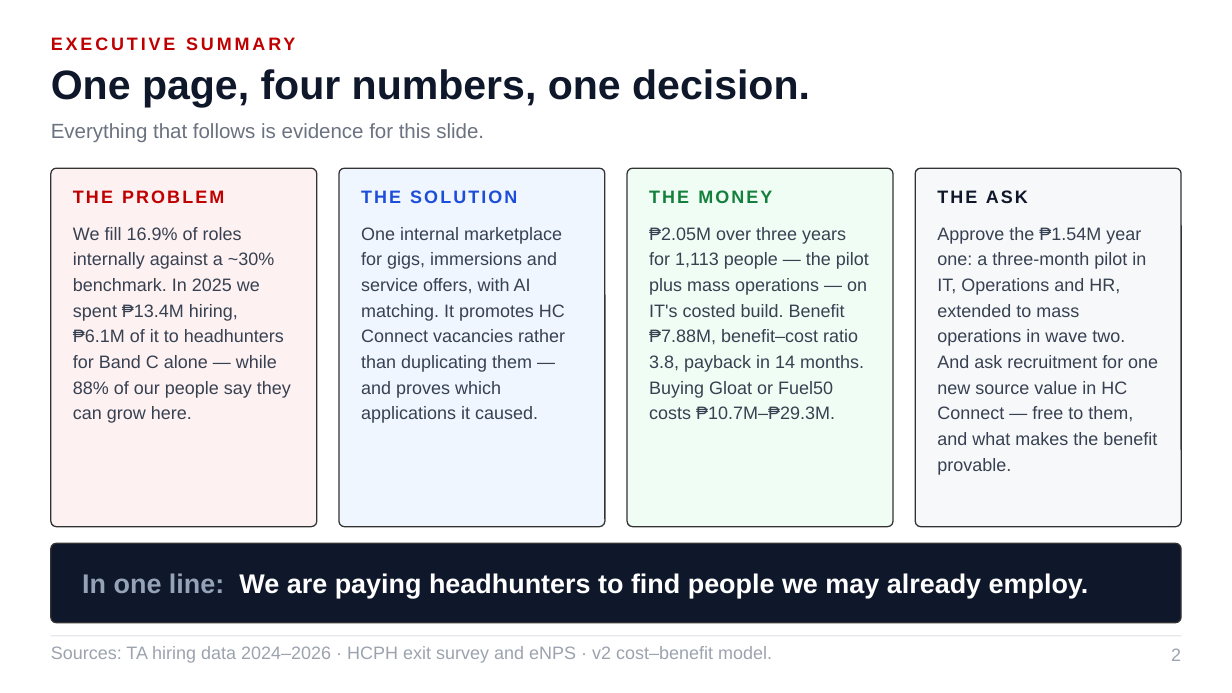
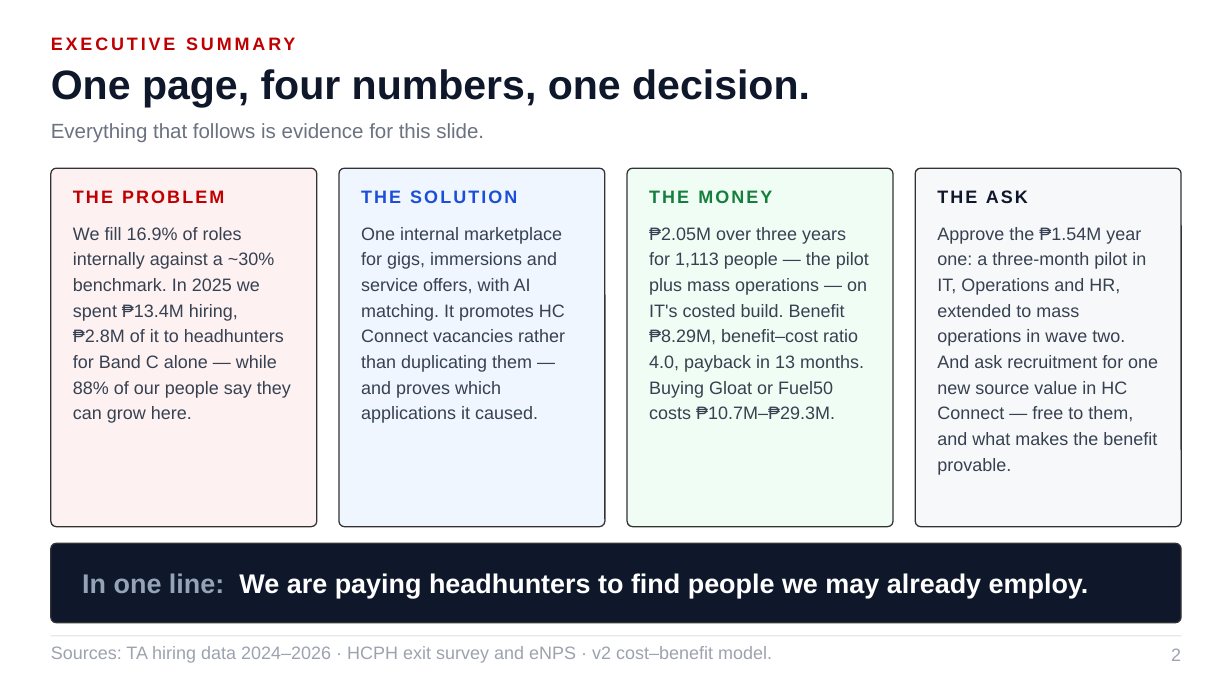
Before and after one commit to Ruffa06/Talent-Marketplace, a slide deck: slide 2 of docs/Growth_Talent_Marketplace_ALP.pptx. Drawn at 1232x693 pixels with LibreOffice and Linux fonts; fonts in the diff are those of the drawing. Boxes give left, top, right and bottom in pixels: in the first picture for what was removed or moved away, otherwise in the second. Text is boxed around its words. In the diff, an @@ line names an element or a change of style, - is before the commit and + after.

```diff
--- a/docs/Growth_Talent_Marketplace_ALP.pptx
+++ b/docs/Growth_Talent_Marketplace_ALP.pptx
@@ text at box(73, 227, 291, 423): text changed @@
-We fill 16.9% of roles internally against a ~30% benchmark. In 2025 we spent ₱13.4M hiring, ₱6.1M of it to headhunters for Band C alone — while 88% of our people say they can grow here.
+We fill 16.9% of roles internally against a ~30% benchmark. In 2025 we spent ₱13.4M hiring, ₱2.8M of it to headhunters for Band C alone — while 88% of our people say they can grow here.
@@ text at box(649, 227, 869, 419): text changed @@
-₱2.05M over three years for 1,113 people — the pilot plus mass operations — on IT's costed build. Benefit ₱7.88M, benefit–cost ratio 3.8, payback in 14 months. Buying Gloat or Fuel50 costs ₱10.7M–₱29.3M.
+₱2.05M over three years for 1,113 people — the pilot plus mass operations — on IT's costed build. Benefit ₱8.29M, benefit–cost ratio 4.0, payback in 13 months. Buying Gloat or Fuel50 costs ₱10.7M–₱29.3M.
```
Also in this commit, not shown: 10 other slides changed, 4 other files.
